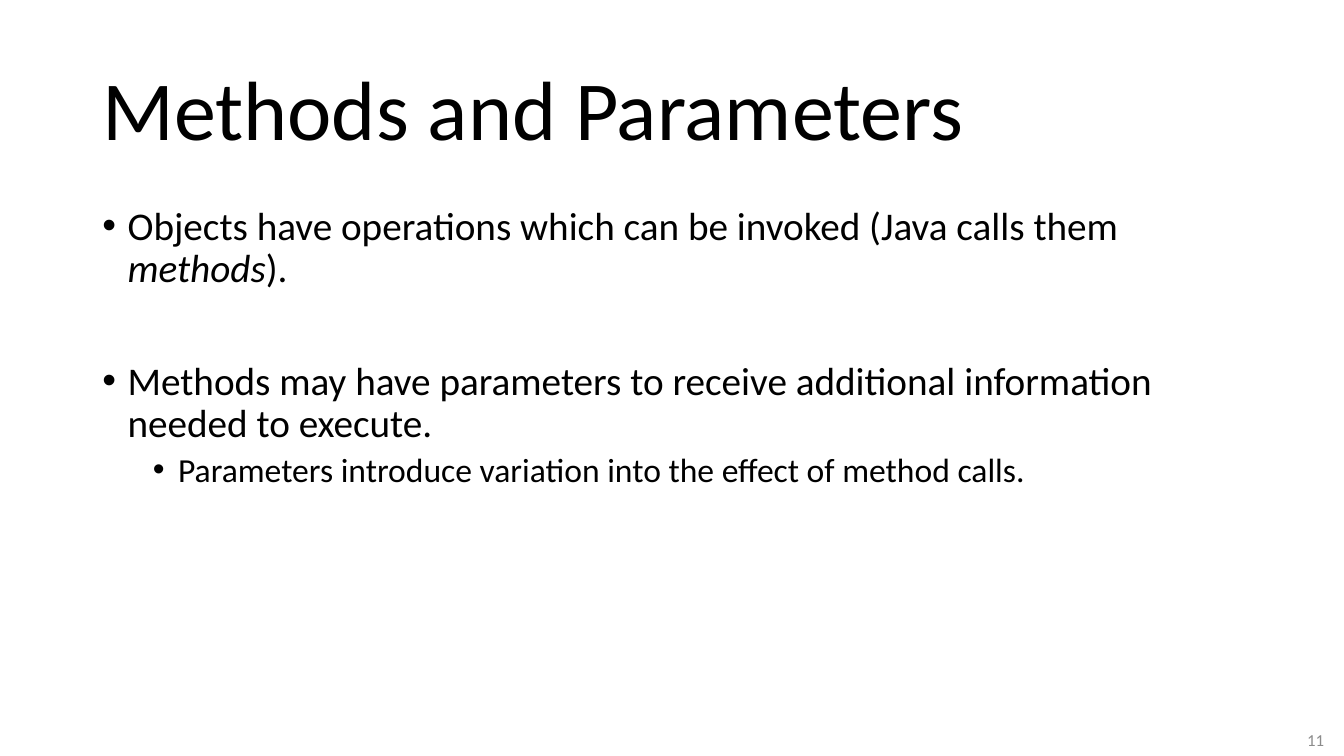
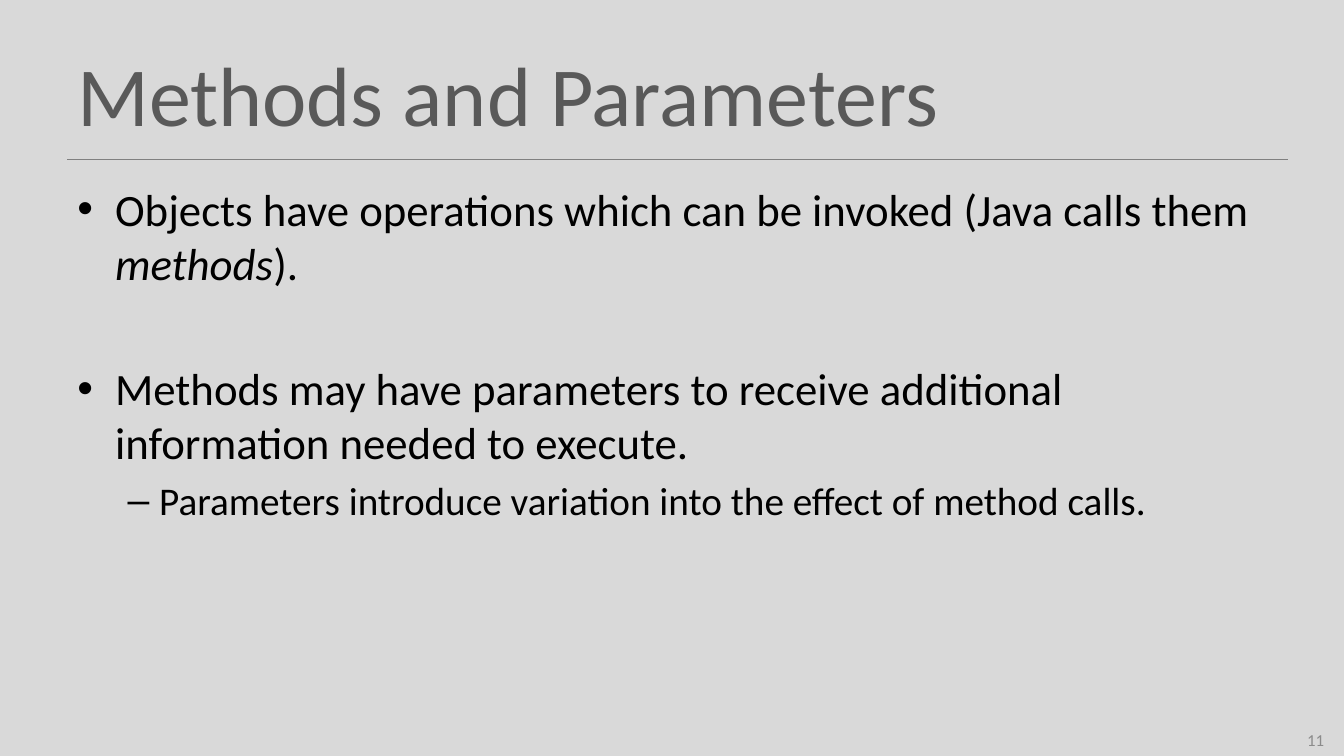
Before and after one commit to Programming-Fundamentals-SETU/prog-fund-1-sept-25, a slide deck: slide 11 of topic01-objects-and-classes/unit-1/talk-2-classes/classes.pptx. Drawn at 1344x756 pixels with LibreOffice and Linux fonts; fonts in the diff are those of the drawing. Boxes give left, top, right and bottom in pixels: in the first picture for what was removed or moved away, otherwise in the second. Text is boxed around its words. In the diff, an @@ line names an element or a change of style, - is before the commit and + after.

```diff
--- a/topic01-objects-and-classes/unit-1/talk-2-classes/classes.pptx
+++ b/topic01-objects-and-classes/unit-1/talk-2-classes/classes.pptx
@@ background #FFFFFF to #D9D9D9 @@
@@ title "Methods and Parameters": place and size @@
-title "Methods and Parameters" at bbox=[102, 81, 963, 141]
+title "Methods and Parameters" at bbox=[77, 67, 938, 127]
@@ title "Methods and Parameters" at bbox=[77, 67, 938, 127]: text colour #000000 to #595959; line spacing 0.9 to 1 @@
@@ text "Objects have operations which can ...": place and size @@
-text "Objects have operations which can ..." at bbox=[128, 211, 1151, 483]
+text "Objects have operations which can ..." at bbox=[115, 193, 1249, 516]
@@ text "Objects have operations which can ..." at bbox=[115, 193, 1249, 516]: size 28 to 32 pt in "Objects have operations which can be invoked ...", "Methods may have parameters to receive additional ..."; size 24 to 28 pt in "Parameters introduce variation into the effect of ..."; indent changed; line spacing 0.9 to 1; less space between paragraphs; bullet • to – @@
@@ line added from (68, 159) to (1289, 159), #808080 1 pt @@
```
Also in this commit, not shown: 19 other slides changed, 13 other files.
